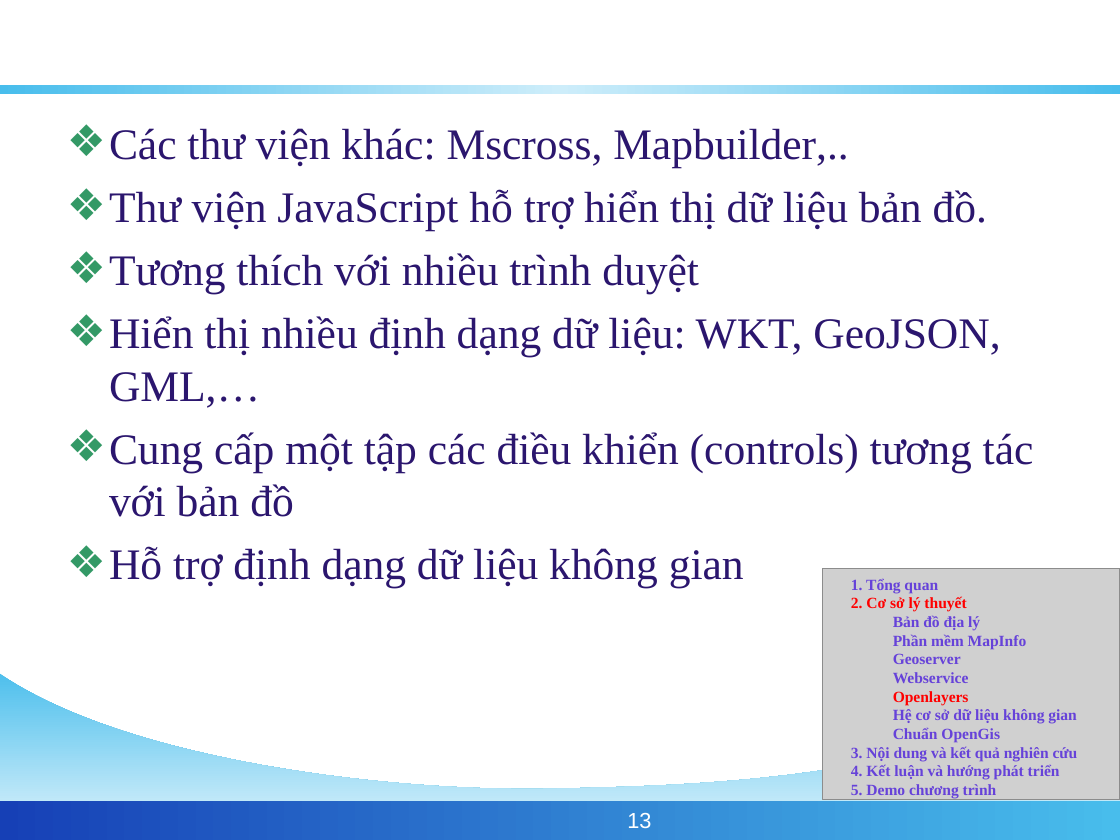
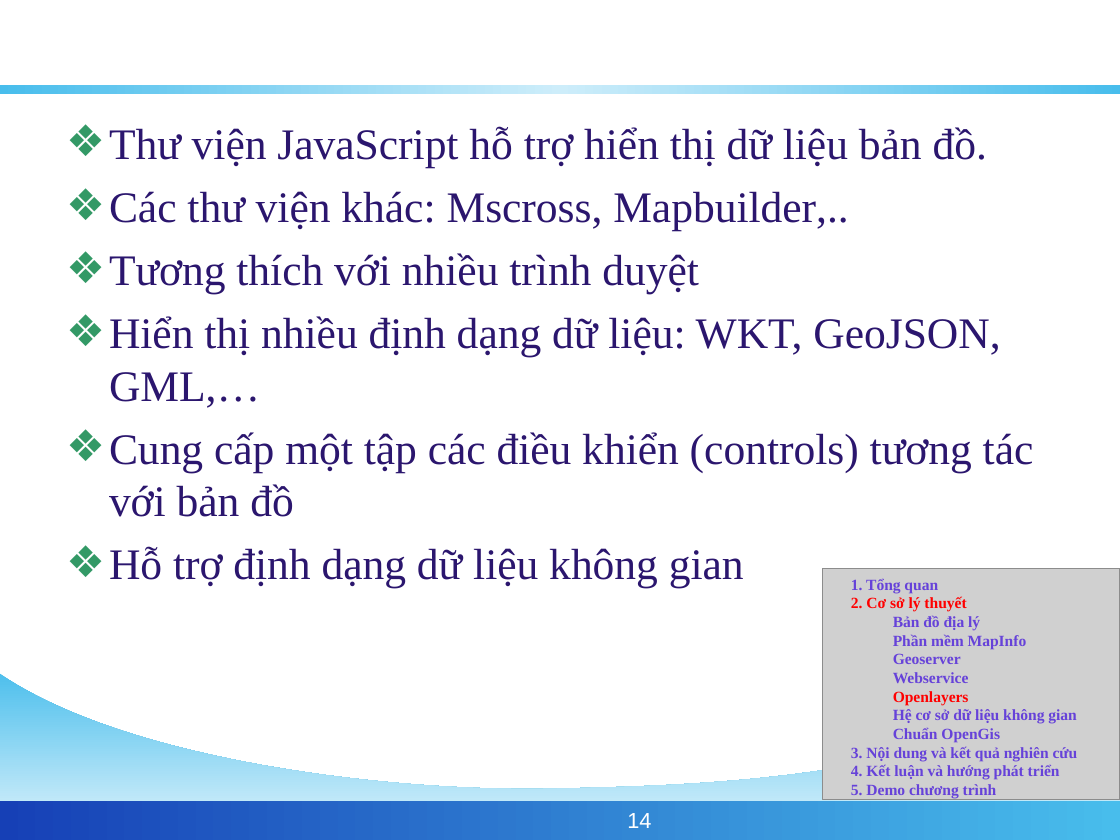
Before and after one commit to phamngsinh/cantho-webgis, a slide deck: slide 14 of Document/Bao Cao/BaoCaoLuanVan.ppt (slide 13 before the commit). Drawn at 1120x840 pixels with LibreOffice and Linux fonts; fonts in the diff are those of the drawing; grey boxes stand for pictures; background and template pictures are left out. Boxes give left, top, right and bottom in pixels: in the first picture for what was removed or moved away, otherwise in the second. Text is boxed around its words. In the diff, an @@ line names an element or a change of style, - is before the commit and + after.

```diff
--- a/Document/Bao Cao/BaoCaoLuanVan.ppt
+++ b/Document/Bao Cao/BaoCaoLuanVan.ppt
@@ text at (x1=109, y1=126, x2=987, y2=167): paragraph added @@
+❖ Thư viện JavaScript hỗ trợ hiển thị dữ liệu bản đồ.
@@ text at (x1=109, y1=189, x2=987, y2=231): paragraph removed @@
-❖ Thư viện JavaScript hỗ trợ hiển thị dữ liệu bản đồ.
@@ page number at (x1=627, y1=813, x2=651, y2=828): text changed @@
-13
+14
```
Also in this commit, not shown: 3 other slides changed, 3 slides added.
